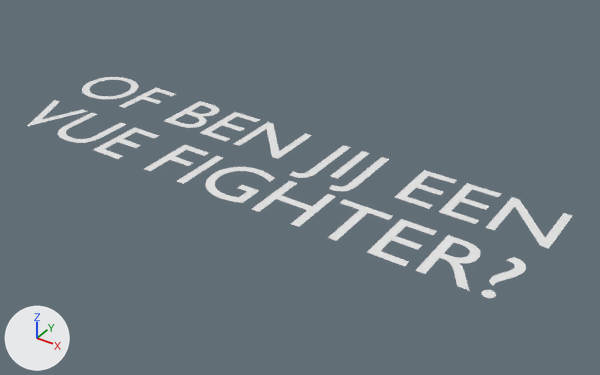
A saved change to the Blender file src/assets/obj/vue.blend.
The view is the same before and after, from a 50 mm camera at (7.57, -6.49, 4.48) aimed at (3.16, 0.04, -0.22). Every picture has the same lights, and +X, +Y and +Z are marked at lower left. Text is drawn in Blender's own font.

Names of what the first picture shows: 'Text'.
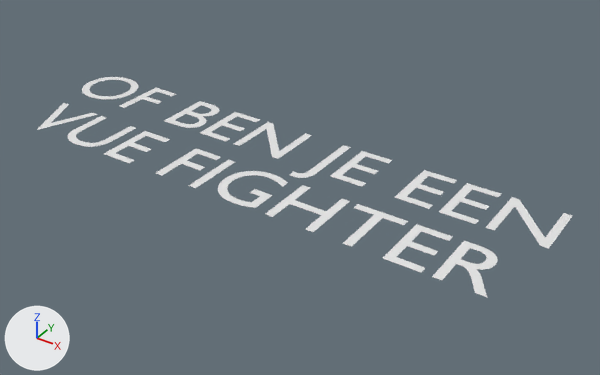
Commit message: Added Vue fighters slide

Boxes (x1, y1, x2, y2) around the edits, measured in the pictures (600 x 375 px):
'Text', text changed: before (28, 77, 572, 298); after (37, 77, 572, 297)

What changed in the scene script:
```text
Change txt_text:
    txt_text.body: 'OF BEN JIJ EEN\nVUE FIGHTER?' -> 'OF BEN JE EEN\nVUE FIGHTER'
```
